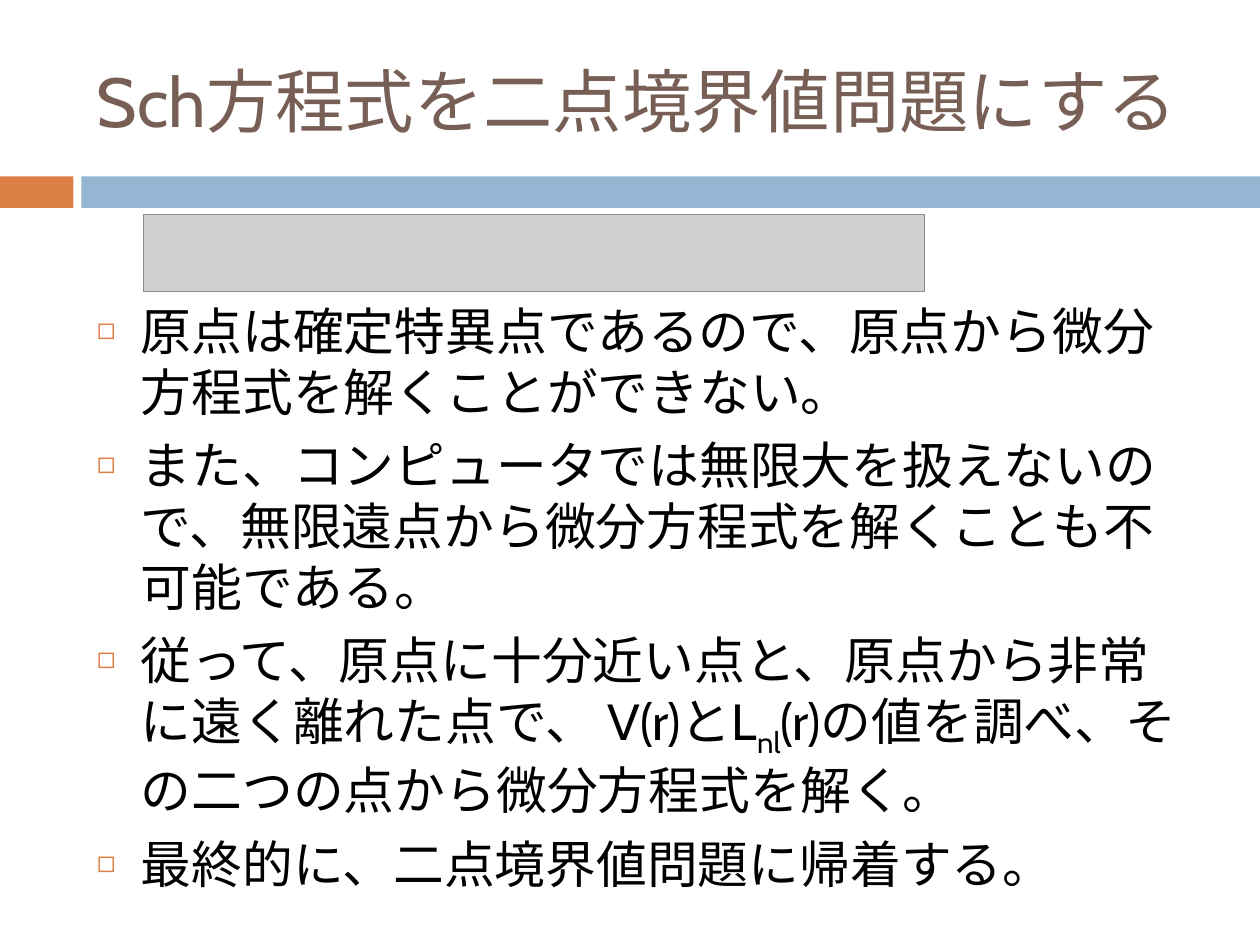
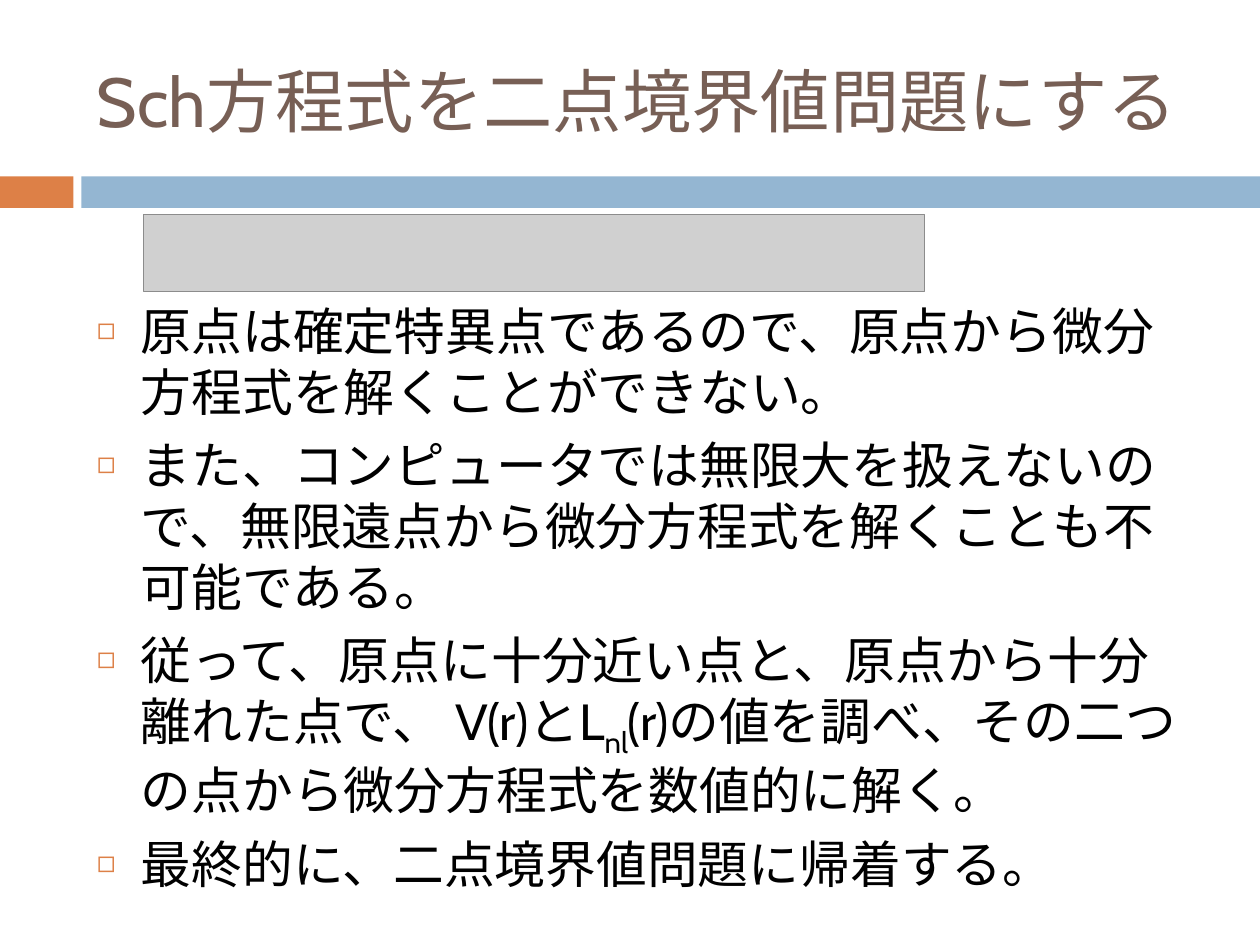
Before and after one commit to dc1394/fukui_sono2, a slide deck: slide 10 of 福井技術者の集いその2_発表資料スライド.pptx. Drawn at 1260x945 pixels with LibreOffice and Linux fonts; fonts in the diff are those of the drawing; grey boxes stand for pictures. Boxes give left, top, right and bottom in pixels: in the first picture for what was removed or moved away, otherwise in the second. Text is boxed around its words. In the diff, an @@ line names an element or a change of style, - is before the commit and + after.

Commit message:
福井技術者の集いその2発表資料スライド加筆

```diff
--- a/福井技術者の集いその2_発表資料スライド.pptx
+++ b/福井技術者の集いその2_発表資料スライド.pptx
@@ text at (141,636,1176,813): text changed @@
-◻ 従って、原点に十分近い点と、原点から非常に遠く離れた点で、 V(r)とLnl(r)の値を調べ、その二つの点から微分方程式を解く。
+◻ 従って、原点に十分近い点と、原点から十分離れた点で、 V(r)とLnl(r)の値を調べ、その二つの点から微分方程式を数値的に解く。
```
Also in this commit, not shown: 6 other slides changed, 6 slides added, 2 other files.
